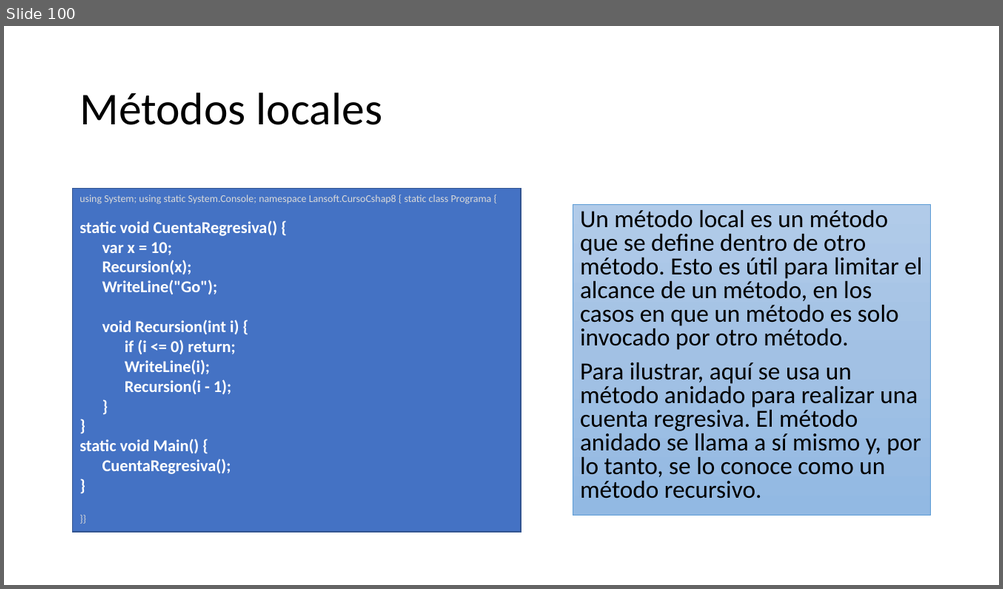
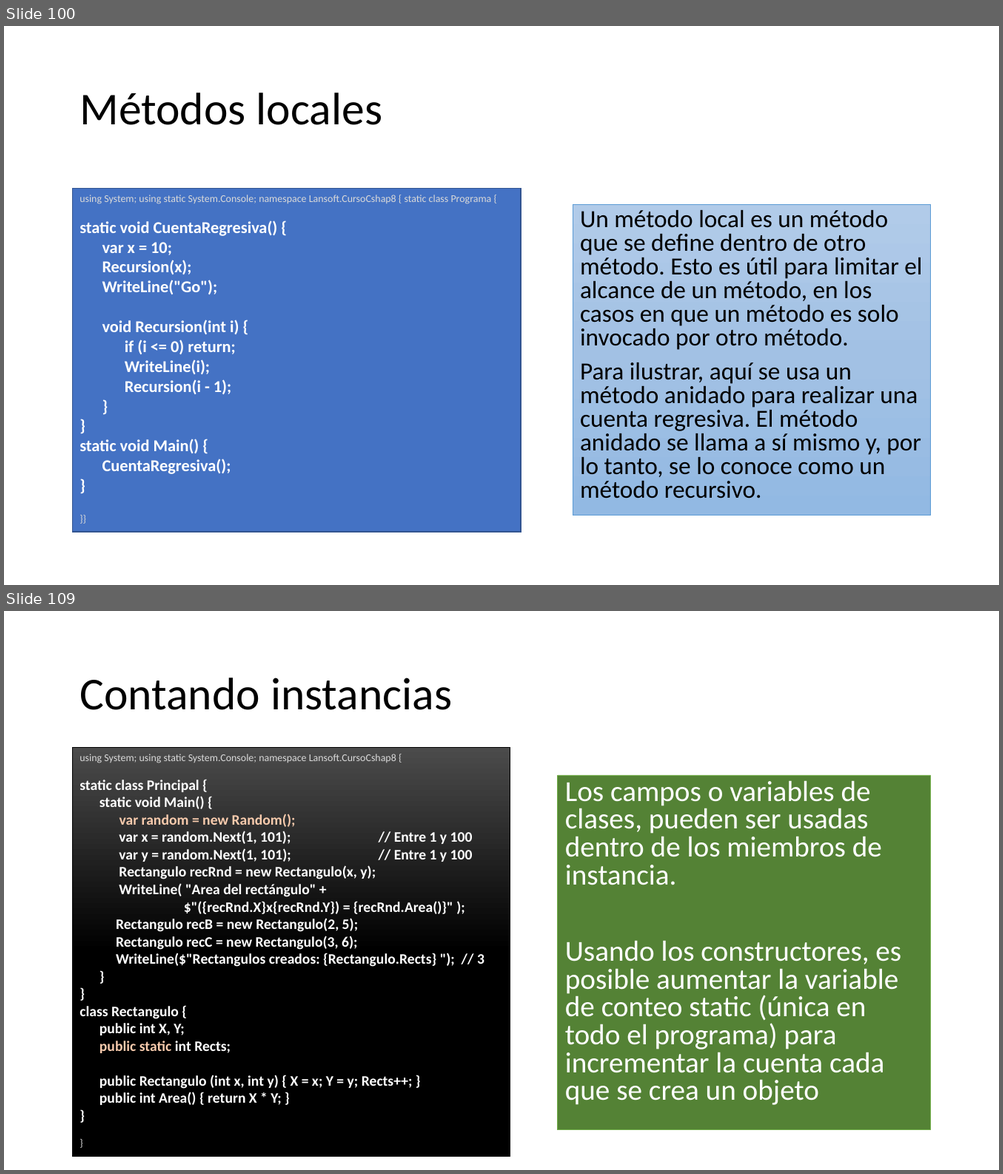
Before and after one commit to AlbertOsinaga/CursoCSharp__8, a slide deck: CSharpQuickReferencia.pptx. Shown one above the other, each under a label of ours: slide 100 before the commit, slides 100 and 109 after it; the slides between them are not shown. The pictures are 1003x589 and 1003x1174 pixels, drawn with LibreOffice and Linux fonts; fonts in the diff are those of the drawing. Boxes give left, top, right and bottom in pixels: in the first picture for what was removed or moved away, otherwise in the second. Text is boxed around its words. In the diff, an @@ line names an element or a change of style, - is before the commit and + after.

```diff
--- a/CSharpQuickReferencia.pptx
+++ b/CSharpQuickReferencia.pptx
@@ slide 109 added at [4,611,999,1170], background #FFFFFF @@
@@ title added at [79,678,452,710], 44 pt, text #000000 @@
+Contando instancias
@@ rectangle added at [73,748,510,1157], fill gradient #4B4B4B to #000000, outline #000000 0.5 pt, 14 pt, text #FFFFFF, bold @@
+using System; using static System.Console; namespace Lansoft.CursoCshap8 {
+static class Principal {
+static void Main() {
+var random = new Random();
+var x = random.Next(1, 101); // Entre 1 y 100
+var y = random.Next(1, 101); // Entre 1 y 100
+Rectangulo recRnd = new Rectangulo(x, y);
+WriteLine( "Area del rectángulo" +
+$"({recRnd.X}x{recRnd.Y}) = {recRnd.Area()}" );
+Rectangulo recB = new Rectangulo(2, 5);
+Rectangulo recC = new Rectangulo(3, 6);
+WriteLine($"Rectangulos creados: {Rectangulo.Rects} "); // 3
+}
+}
+class Rectangulo {
+public int X, Y;
+public static int Rects;
+public Rectangulo (int x, int y) { X = x; Y = y; Rects++; }
+public int Area() { return X * Y; }
+}
+}
@@ text added at [558,775,930,1130], fill #548235, outline #70AD47 0.5 pt, 28 pt, text #FFFFFF @@
+Los campos o variables de clases, pueden ser usadas dentro de los miembros de instancia.
+Usando los constructores, es posible aumentar la variable de conteo static (única en todo el programa) para incrementar la cuenta cada que se crea un objeto
```
Also in this commit, not shown: 10 other slides added, 1 other file.
